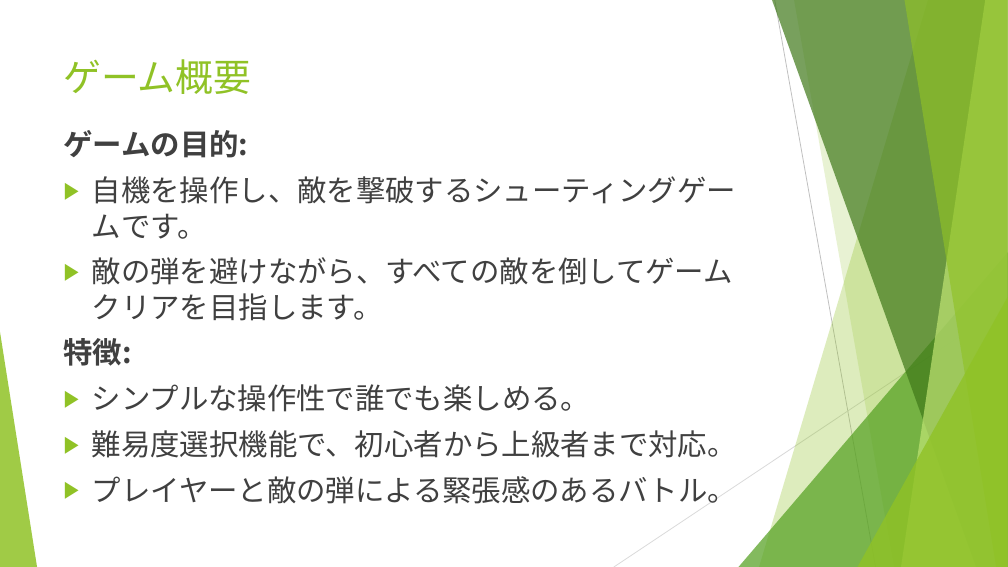
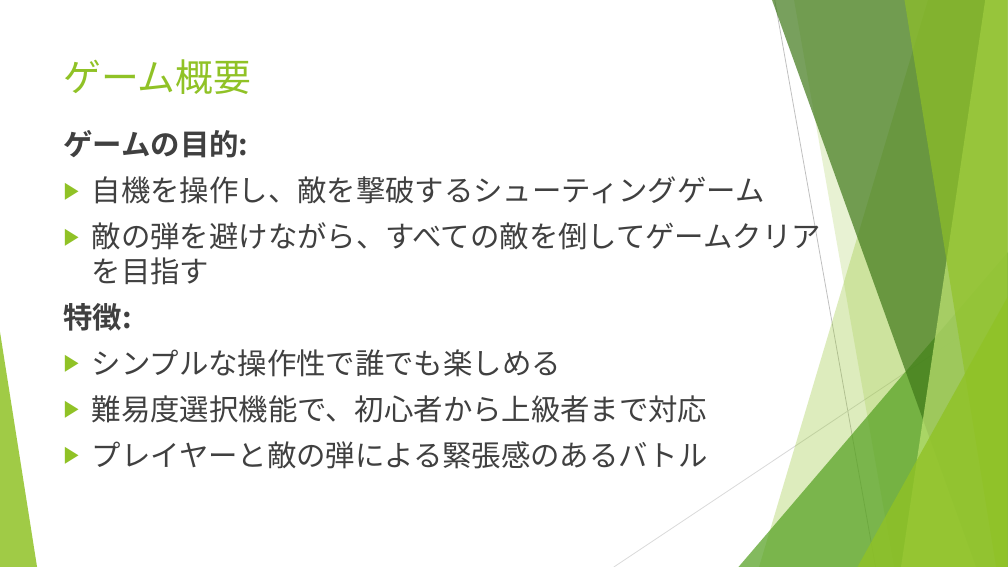
Before and after one commit to sotainooka/team07, a slide deck: slide 2 of team07 プレゼン.pptx. Drawn at 1008x567 pixels with LibreOffice and Linux fonts; fonts in the diff are those of the drawing. Boxes give left, top, right and bottom in pixels: in the first picture for what was removed or moved away, otherwise in the second. Text is boxed around its words. In the diff, an @@ line names an element or a change of style, - is before the commit and + after.

```diff
--- a/team07 プレゼン.pptx
+++ b/team07 プレゼン.pptx
@@ text at <box>92,176,821,285</box>: text changed @@
-▶ 自機を操作し、敵を撃破するシューティングゲームです。
-▶ 敵の弾を避けながら、すべての敵を倒してゲームクリアを目指します。
+▶ 自機を操作し、敵を撃破するシューティングゲーム
+▶ 敵の弾を避けながら、すべての敵を倒してゲームクリアを目指す
@@ text at <box>92,349,708,469</box>: text changed @@
-▶ シンプルな操作性で誰でも楽しめる。
-▶ 難易度選択機能で、初心者から上級者まで対応。
-▶ プレイヤーと敵の弾による緊張感のあるバトル。
+▶ シンプルな操作性で誰でも楽しめる
+▶ 難易度選択機能で、初心者から上級者まで対応
+▶ プレイヤーと敵の弾による緊張感のあるバトル
```
Also in this commit, not shown: 5 other slides changed, 2 other files.
